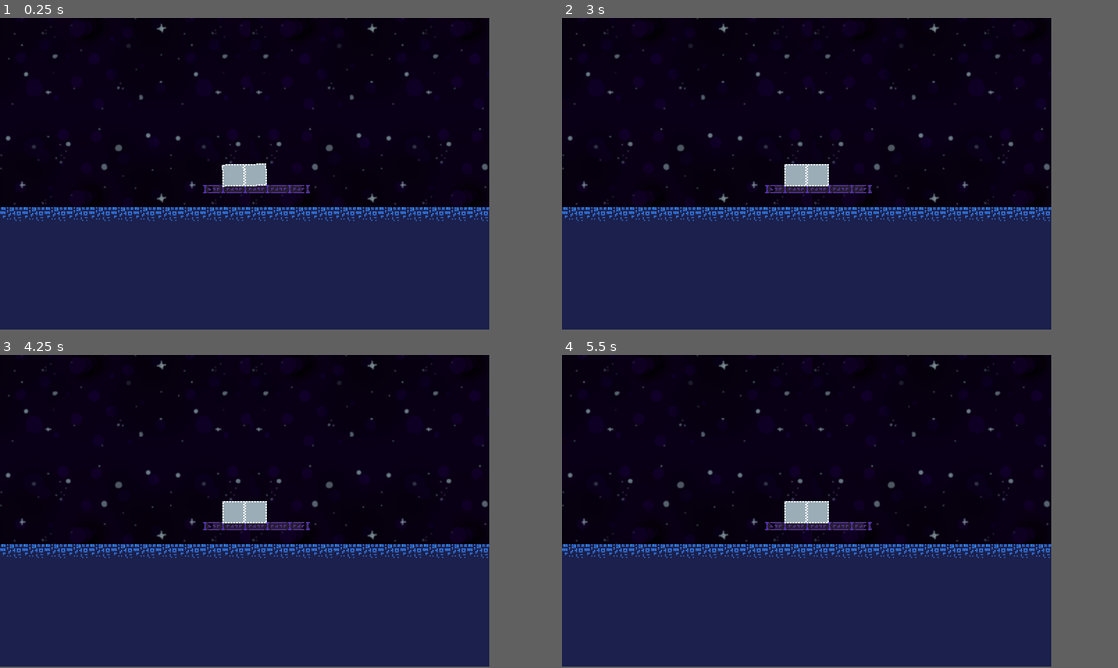
Above: before the commit, frames 1-4 (two rows, left to right).
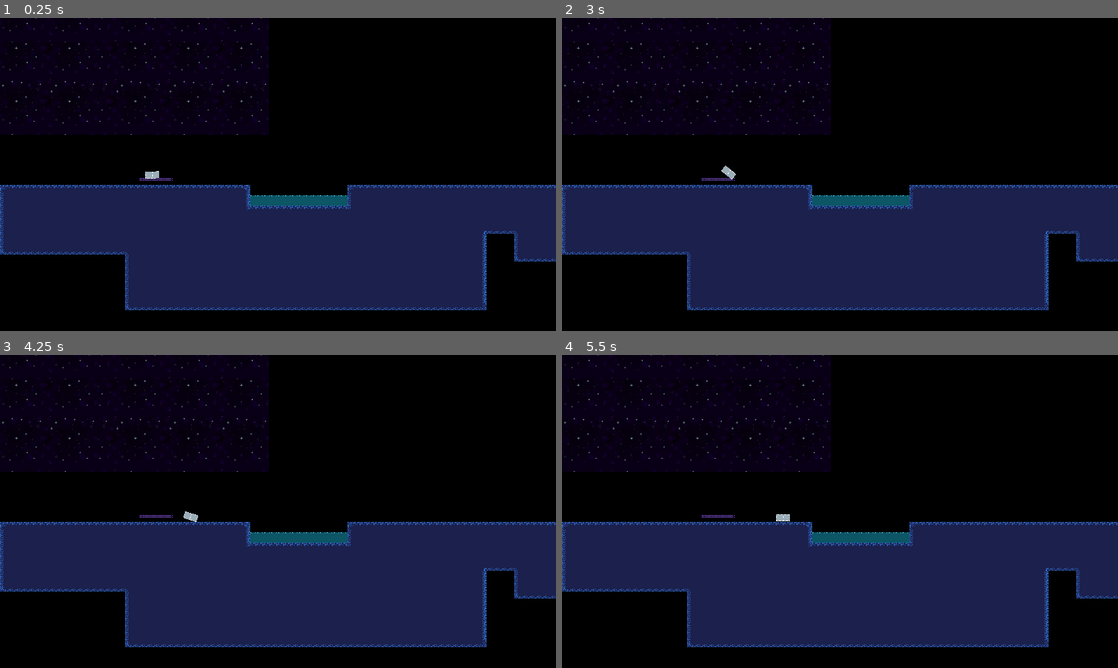
Above: after the commit, the same moments.

Repository: zio-penny/Lander
Game: Godot game, scene res://scenes/Main.tscn
Two runs of this game, one before a commit and one after it. Both use one fixed random seed, a clock stepped at 60 frames per second and the inputs below.
Inputs:
- Up to frame 1 (0.25 s): no input
- Up to frame 2 (3 s): tap Enter at 0.5 s; hold L (RollRight) 0.53-1.28 s; hold W (Throttle) 0.53-1.28 s; tap Space at 1.25 s; hold K (AuxDown) 1.28-2.03 s; tap W (Throttle) at 1.35, 2.85 s; hold L (RollRight) 2.03-2.78 s; hold W (Throttle) 2.03-2.78 s; hold I (AuxUp) from 2.78 s (still down)
- Up to frame 3 (4.25 s): release I (AuxUp) at 3.53 s; hold J (RollLeft) from 3.53 s (still down); hold W (Throttle) from 3.53 s (still down)
- Up to frame 4 (5.5 s): release W (Throttle) at 4.28 s; tap W (Throttle) at 4.35 s; tap Enter at 5 s; release J (RollLeft) at 5.03 s; hold K (AuxDown) from 5.03 s (still down); hold W (Throttle) from 5.03 s (still down)
In our replay, the window is 704x448 before the commit and 800x450 after it. These sizes can differ from the game's own. Grey fills any space a smaller window leaves; there, only what the larger window draws over its background counts as a difference.

The runs differ from the first frame. In frame 1, 24% of the frame differs, in the area x 0-100%, y 0-100%; in frame 2, 24%; in frame 3, 24%; in frame 4, 24%.

Commit message:
cleanup and renaming in Pod.gd, created camera armature, tweaks

Diff:
--- a/project.godot
+++ b/project.godot
@@ -17,11 +17,10 @@
 
 [display]
 
-window/size/viewport_width=352
-window/size/viewport_height=224
+window/size/viewport_width=1280
+window/size/viewport_height=720
+window/size/initial_position_type=2
 window/size/resizable=false
-window/size/window_width_override=1280
-window/size/window_height_override=720
 window/stretch/mode="canvas_items"
 
 [input]
--- /dev/null
+++ b/scenes/CameraArmature.gd
@@ -0,0 +1,15 @@
+class_name CameraArmature extends Node2D
+## Manages camera focus target position
+
+@export var targetPod:Pod
+@export var CameraLeadingMax = 32
+func _ready():
+	if targetPod:
+		targetPod.current_velocity.connect(updatePosition)
+	else: print("NO POD")
+
+func updatePosition(globalPosition:Vector2, velocity:Vector2):
+	print("Update pos: ", globalPosition, " Update vel: ", velocity)
+	if velocity.length() > CameraLeadingMax:
+		velocity = velocity.normalized() * CameraLeadingMax
+	global_position = globalPosition + velocity
--- a/scenes/Pod.tscn
+++ b/scenes/Pod.tscn
@@ -16,10 +16,7 @@
 continuous_cd = 2
 max_contacts_reported = 4
 contact_monitor = true
-can_sleep = false
 script = ExtResource("1_htjyx")
-ManuThrustPower = 256.0
-RotationThrustPower = 256.0
 
 [node name="Sprite2D" type="Sprite2D" parent="."]
 texture_filter = 1
--- a/scenes/lander_scene.tscn
+++ b/scenes/lander_scene.tscn
@@ -6,6 +6,7 @@
 [ext_resource type="PackedScene" uid="uid://dx4ttlvalnyng" path="res://scenes/Pod.tscn" id="2_o1ix8"]
 [ext_resource type="Script" path="res://scripts/LandingPad.gd" id="3_y68k3"]
 [ext_resource type="Texture2D" uid="uid://ymwuvvxtbvou" path="res://textures/Space Cave Tileset.png" id="4_42mx1"]
+[ext_resource type="Script" path="res://scenes/CameraArmature.gd" id="7_c1fm6"]
 
 [sub_resource type="RectangleShape2D" id="RectangleShape2D_10cvo"]
 size = Vector2(77, 6)
@@ -225,18 +226,25 @@
 region_enabled = true
 region_rect = Rect2(96, 48, 16, 16)
 
-[node name="Lander" parent="." instance=ExtResource("2_o1ix8")]
+[node name="Pod" parent="." instance=ExtResource("2_o1ix8")]
 position = Vector2(-3712, -712)
 mass = 16.0
-MainThrustPower = 1024.0
 metadata/_edit_group_ = true
 
-[node name="PlayerCamera" type="Camera2D" parent="Lander"]
+[node name="CameraArmature" type="Node2D" parent="." node_paths=PackedStringArray("targetPod")]
+position = Vector2(-3712, -712)
+script = ExtResource("7_c1fm6")
+targetPod = NodePath("../Pod")
+CameraLeadingMax = 360
+
+[node name="PlayerCamera" type="Camera2D" parent="CameraArmature"]
 limit_left = -4063
 limit_top = -1730
 limit_right = 755
 limit_bottom = 335
-limit_smoothed = true
+position_smoothing_enabled = true
+position_smoothing_speed = 2.0
 drag_horizontal_enabled = true
 drag_vertical_enabled = true
 editor_draw_limits = true
+editor_draw_drag_margin = true
--- a/scripts/Pod.gd
+++ b/scripts/Pod.gd
@@ -2,10 +2,10 @@
 ## A player controller for pod game mode
 # May have to generalize for NPCs
 
-
-@export var MainThrustPower: float = 3072
-@export var ManuThrustPower: float = 512
-@export var RotationThrustPower: float = 16
+@export var MainThrustPower: float = 2048
+@export var ManuThrustPower: float = 256
+@export var RotationThrustPower: float = 256
+@export var RollMultiplier:int = 4
 
 var _throttle:float
 var _throttleDown:float
@@ -15,15 +15,17 @@
 var _strafe: float:
 	get: return _strafeRight - _strafeLeft
 
-var _rollL:float # In radians
+var _rollL:float
 var _rollR:float
 var _roll: float:
 	get: return _rollR - _rollL
 
-var _auxUp:float # In radians
+var _auxUp:float
 var _auxDown:float
 var _aux: float:
 	get: return _auxUp - _auxDown
+
+signal current_velocity(globalPosition:Vector2, velocity:Vector2)
 
 @onready var _mainThruster:Node2D = $MainThruster
 @export var _mainThrusterLength:float = 32
@@ -33,35 +35,19 @@
 @onready var _leftThruster:Node2D = $LeftThruster
 @onready var _rightThruster:Node2D = $RightThruster
 
-func _physics_process(delta):
-	var space_state = get_world_2d().direct_space_state
-
-	var mainThrusterQuery = PhysicsRayQueryParameters2D.create(_mainThruster.global_position, _mainThruster.global_position + Vector2(0, _mainThrusterLength).rotated(rotation))
-	var result = space_state.intersect_ray(mainThrusterQuery)
-
-	var ratio:float = 0.0
-
-	if result:
-		var d:Vector2 = result.position - _mainThruster.global_position
-		ratio = 1.0 - (d.length()/_mainThrusterLength)
-
 func _unhandled_input(event):
 	if event.is_action_pressed("Throttle") || event.is_action_released("Throttle"):
 		_throttle = event.get_action_strength("Throttle")
-		print(_throttle)
-
 	if event.is_action_pressed("ThrottleDown") || event.is_action_released("ThrottleDown"):
 		_throttleDown = event.get_action_strength("ThrottleDown")
 
 	if event.is_action_pressed("StrafeLeft") || event.is_action_released("StrafeLeft"):
 		_strafeLeft = event.get_action_strength("StrafeLeft")
-
 	if event.is_action_pressed("StrafeRight") || event.is_action_released("StrafeRight"):
 		_strafeRight = event.get_action_strength("StrafeRight")
 
 	if event.is_action_pressed("RollLeft") || event.is_action_released("RollLeft"):
-		_rollL = -event.get_action_strength("RollLeft")
-
+		_rollL = event.get_action_strength("RollLeft")
 	if event.is_action_pressed("RollRight") || event.is_action_released("RollRight"):
 		_rollR = event.get_action_strength("RollRight")
 
@@ -70,25 +56,14 @@
 	if event.is_action_pressed("AuxDown") || event.is_action_released("AuxDown"):
 		_auxDown = event.get_action_strength("AuxDown")
 
+	if abs(_throttle) + abs(_throttleDown) + abs(_strafe) + abs(_roll) + abs(_aux) != 0: sleeping = false;
+
 func _integrate_forces(state):
-#	for i in range(state.get_contact_count()):
-#		var other:Object = state.get_contact_collider_object(i)
-#
-#		if other:
-#			if other is LandingPad:
-#				pass
-
+	# Ground Effect code will go here
+	current_velocity.emit(global_position, state.linear_velocity)
 	apply_central_force(Vector2.UP.rotated(rotation) * (MainThrustPower) * _throttle)
 	apply_central_force(Vector2.DOWN.rotated(rotation) * ManuThrustPower * _throttleDown)
-
 	apply_central_force(Vector2.RIGHT.rotated(rotation) * ManuThrustPower * _strafe)
 
-	# var targetRotation:float = _rollL * deg_to_rad(PitchRange)
-	# var rotationDiff:float = targetRotation - rotation
-	# var shortestAngle:float = fmod((rotationDiff + PI), (2 * PI)) - PI
-	# var curveX:float = abs(rotationDiff) / PI
-
-	# apply_torque(shortestAngle * ManuThrustPower * RotationThrustPower - (angular_velocity * ManuThrustPower * RotationDampingMultiplier))
-	# apply_torque(shortestAngle * ManuThrustPower * 32)
-	apply_torque(_roll * RotationThrustPower * 16)
-	apply_torque(-(angular_velocity * ManuThrustPower * 4))
+	apply_torque(_roll * PI * RotationThrustPower * RollMultiplier)
+	apply_torque(-(angular_velocity * RotationThrustPower * 4 * RollMultiplier))
Not shown: 1 places in scenes/lander_scene.tscn that only renumber resources
